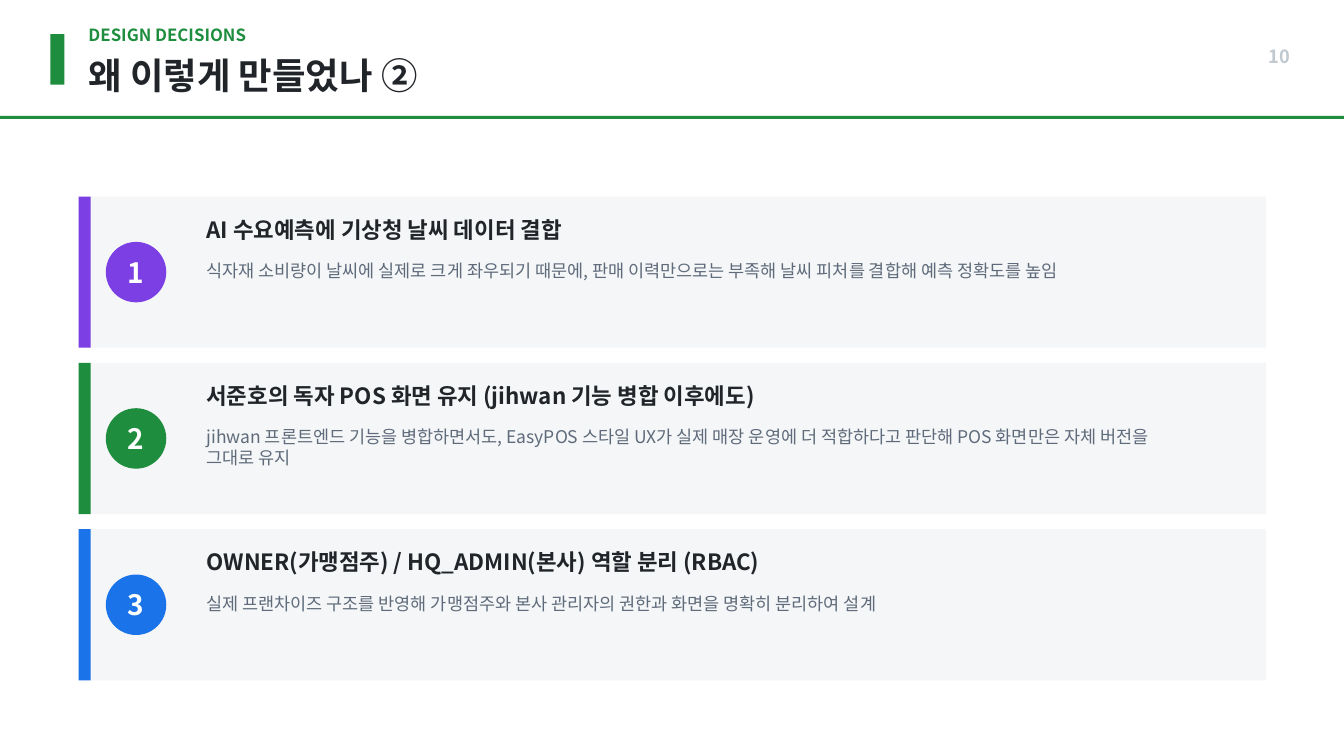
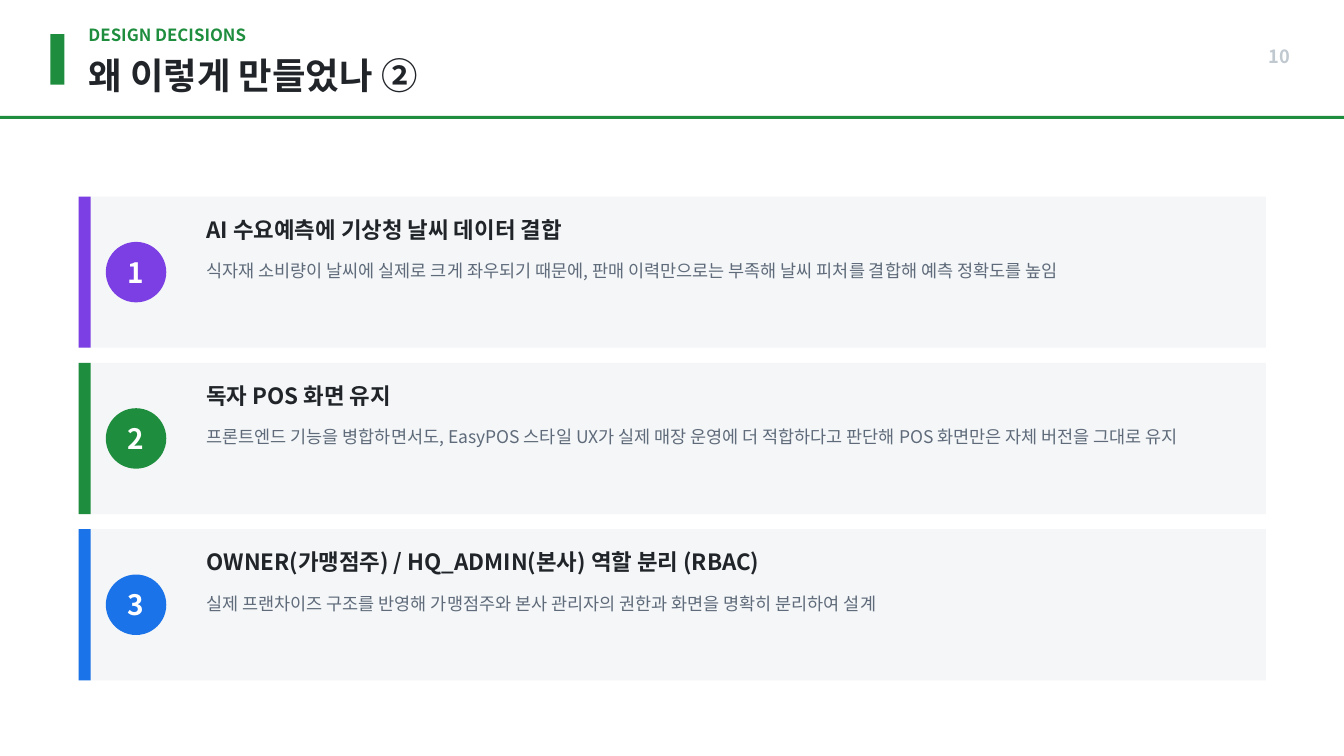
Before and after one commit to Food-G/FoodGuard, a slide deck: slide 10 of FoodGuard_포트폴리오(수정본).pptx. Drawn at 1344x756 pixels with LibreOffice and Linux fonts; fonts in the diff are those of the drawing. Boxes give left, top, right and bottom in pixels: in the first picture for what was removed or moved away, otherwise in the second. Text is boxed around its words. In the diff, an @@ line names an element or a change of style, - is before the commit and + after.

```diff
--- a/FoodGuard_포트폴리오(수정본).pptx
+++ b/FoodGuard_포트폴리오(수정본).pptx
@@ text at (206,385,391,406): text changed @@
-서준호의 독자 POS 화면 유지 (jihwan 기능 병합 이후에도)
+독자 POS 화면 유지
@@ text at (206,428,1178,447): text changed @@
-jihwan 프론트엔드 기능을 병합하면서도, EasyPOS 스타일 UX가 실제 매장 운영에 더 적합하다고 판단해 POS 화면만은 자체 버전을 그대로 유지
+프론트엔드 기능을 병합하면서도, EasyPOS 스타일 UX가 실제 매장 운영에 더 적합하다고 판단해 POS 화면만은 자체 버전을 그대로 유지
```
Also in this commit, not shown: 8 other slides changed, 3 slides added, 5 other files.
